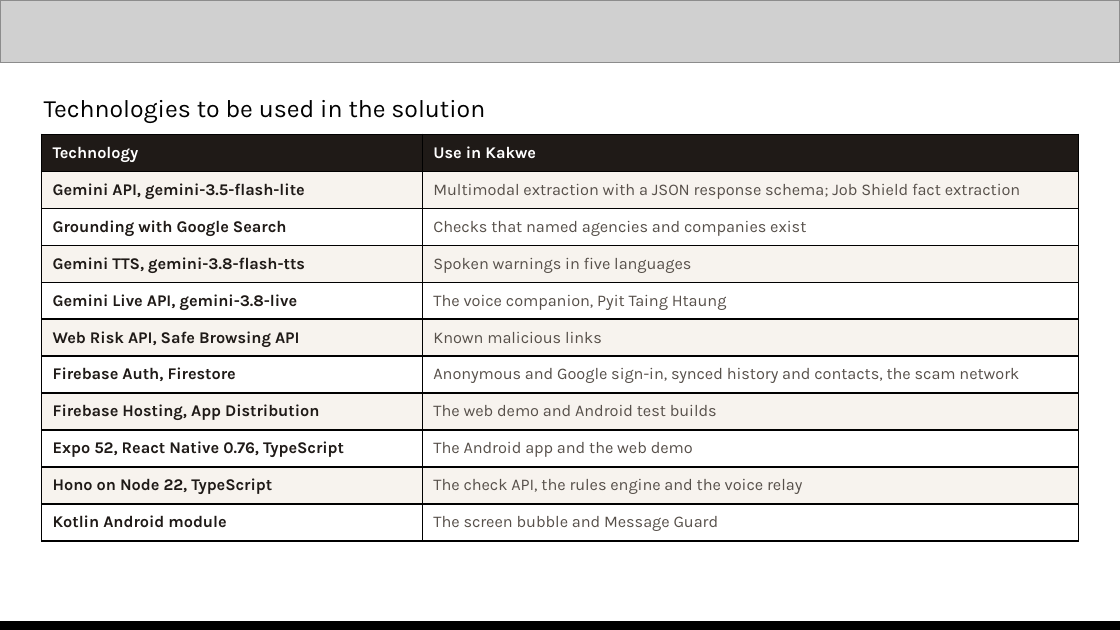
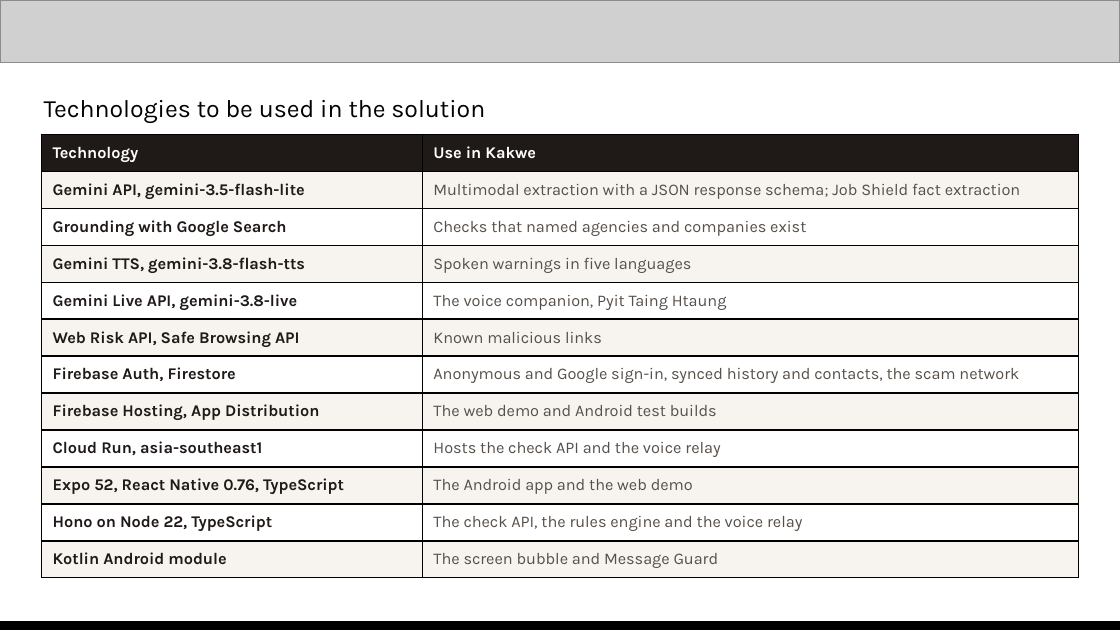
Before and after one commit to minthein128/scamshield, a slide deck: slide 8 of pitch/Kakwe-AIBuilderCup-submission.pptx. Drawn at 1120x630 pixels with LibreOffice and Linux fonts; fonts in the diff are those of the drawing; grey boxes stand for pictures. Boxes give left, top, right and bottom in pixels: in the first picture for what was removed or moved away, otherwise in the second. Text is boxed around its words. In the diff, an @@ line names an element or a change of style, - is before the commit and + after.

Commit message:
docs: final submission deck with Kakwe screens, Cloud Run hosting and web.app APK
Replaces every screenshot that showed the old name with Kakwe captures from
feat/production, uses the approved Home and Check v3 mockups on the
wireframe slide, states the API runs on Cloud Run in asia-southeast1, links
the APK on web.app and drops the done Cloud Run and Check redesign items
from the roadmap and the tunnel limit.

```diff
--- a/pitch/Kakwe-AIBuilderCup-submission.pptx
+++ b/pitch/Kakwe-AIBuilderCup-submission.pptx
@@ table at [41, 134, 1079, 578] @@
+row 9: Cloud Run, asia-southeast1 | Hosts the check API and the voice relay
```
Also in this commit, not shown: 6 other slides changed, 44 other files.
